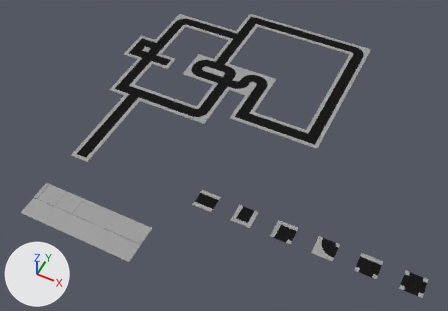
A saved change to the Blender file models/roads/layout.blend.
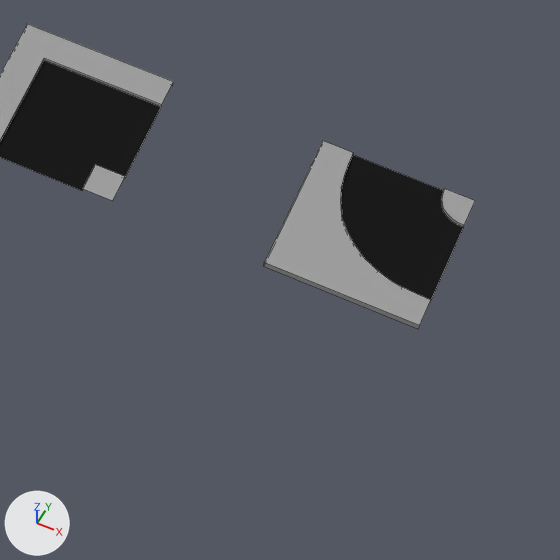
Each version appears first whole from a 50 mm lens placed at (16.34, -11.33, 23.52), pointed at (6.67, 8.0, -0.65), and next in a close-up on the part from 61% to 79% of the width and 70% to 94% of the height. The axes (+X, +Y, +Z) are drawn at lower left. The lights are the same throughout. The close-ups show mesh edges as thin lines.

Names of what the first close-up shows: 'road-roundCorner-2-r.010', 'road-straightCorner-2-s-r.007'.
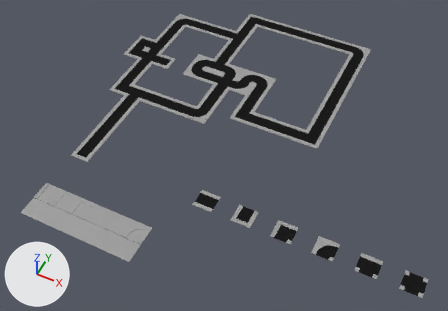
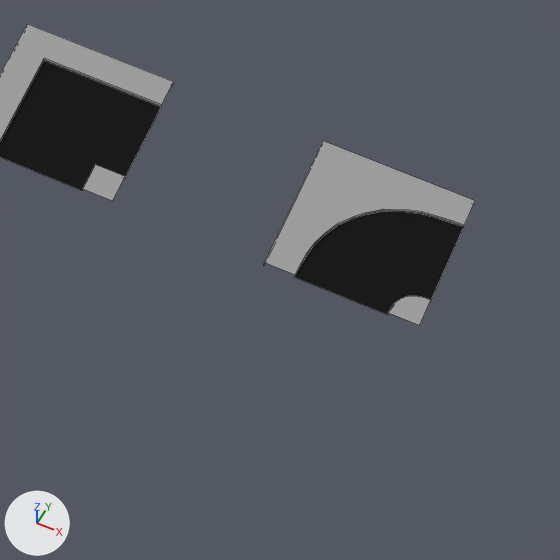
Patch to the scene script:
```diff
--- a/models/roads/layout.blend.py
+++ b/models/roads/layout.blend.py
@@ ob_road_roundcorner_2_r_010 @@
 ob_road_roundcorner_2_r_010.location = (13.5, 4.5, 0.0)
-ob_road_roundcorner_2_r_010.rotation_euler = (0.0, 0.0, 1.571)  # degrees (0, 0, 90)
 ob_road_roundcorner_2_r_010.scale = (-0.5, -0.5, 1.0)
```

Location of each change, (x1, y1, x2, y2) in pixels of the close-ups (560 x 560 px):
'road-roundCorner-2-r.010', turned: before (264, 141, 475, 329); after (264, 141, 475, 325)
